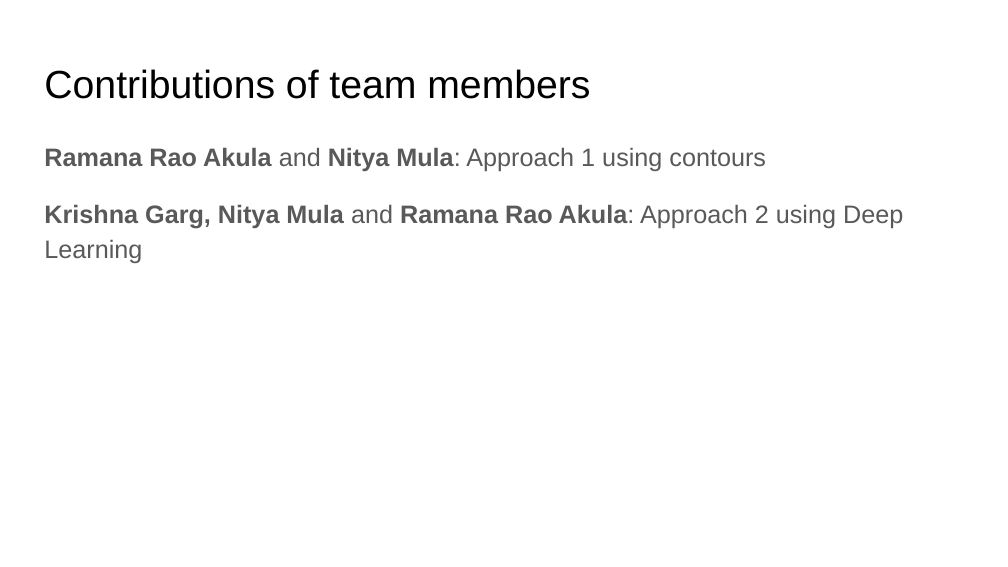
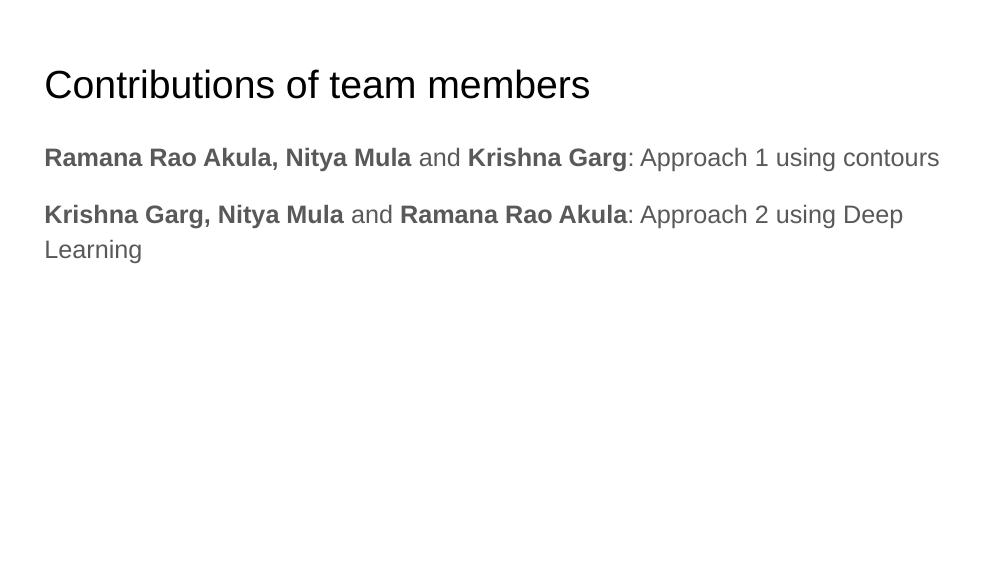
Before and after one commit to KrishnaGarg/gesture-recognition, a slide deck: slide 28 of HAND GESTURE RECOGNITION.pptx (slide 20 before the commit). Drawn at 1008x567 pixels with LibreOffice and Linux fonts; fonts in the diff are those of the drawing. Boxes give left, top, right and bottom in pixels: in the first picture for what was removed or moved away, otherwise in the second. Text is boxed around its words. In the diff, an @@ line names an element or a change of style, - is before the commit and + after.

Commit message:
Updated ppt

```diff
--- a/HAND GESTURE RECOGNITION.pptx
+++ b/HAND GESTURE RECOGNITION.pptx
@@ text at [44, 147, 940, 172]: text changed; bold on @@
-Ramana Rao Akula and Nitya Mula: Approach 1 using contours
+Ramana Rao Akula, Nitya Mula and Krishna Garg: Approach 1 using contours
```
Also in this commit, not shown: 2 other slides changed, 8 slides added.
